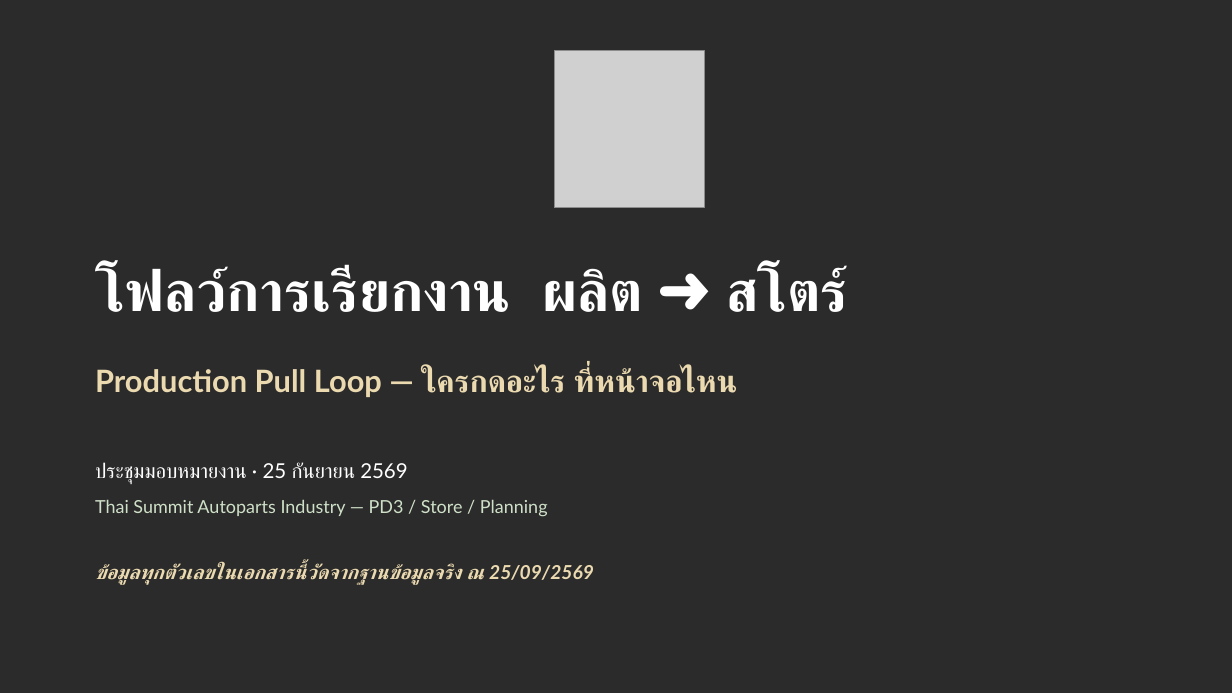
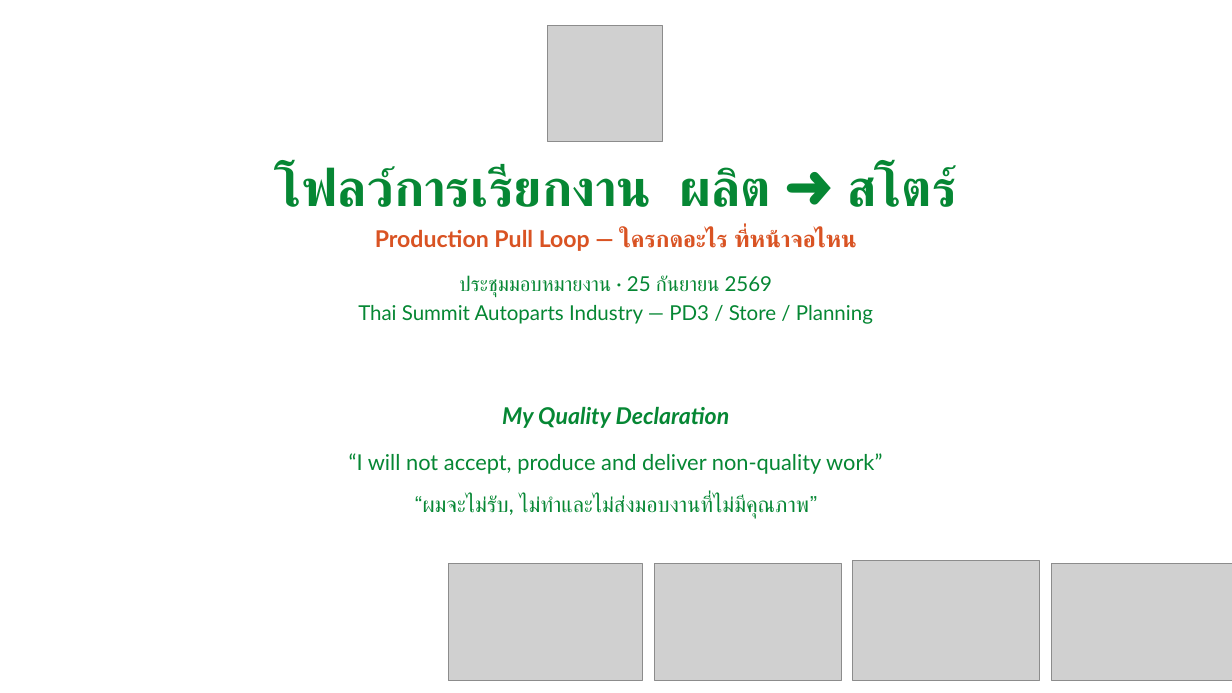
Before and after one commit to tsat4pd3-sketch/4Mmanagement, a slide deck: slide 1 of docs/meetings/TSAT_Production_Pull_Loop_Flow_2026-09-25.pptx. Drawn at 1232x693 pixels with LibreOffice and Linux fonts; fonts in the diff are those of the drawing; grey boxes stand for pictures; background and template pictures are left out; a plain dark background stands for a picture behind light text. Boxes give left, top, right and bottom in pixels: in the first picture for what was removed or moved away, otherwise in the second. Text is boxed around its words. In the diff, an @@ line names an element or a change of style, - is before the commit and + after.

```diff
--- a/docs/meetings/TSAT_Production_Pull_Loop_Flow_2026-09-25.pptx
+++ b/docs/meetings/TSAT_Production_Pull_Loop_Flow_2026-09-25.pptx
@@ background picture (left out) to #FFFFFF @@
@@ picture added at (547,26,663,141) @@
@@ picture removed at (555,51,704,208) @@
@@ text "โฟลว์การเรียกงาน ผลิต ➜ สโตร์": place and size @@
-text "โฟลว์การเรียกงาน ผลิต ➜ สโตร์" at (95,267,848,312)
+text "โฟลว์การเรียกงาน ผลิต ➜ สโตร์" at (275,166,956,207)
@@ text "โฟลว์การเรียกงาน ผลิต ➜ สโตร์" at (275,166,956,207): size 44 to 40 pt, text colour #FFFFFF to #068734; alignment left to centre; vertical alignment top to middle @@
@@ text "Production Pull Loop — ใครกดอะไร ...": place and size @@
-text "Production Pull Loop — ใครกดอะไร ..." at (95,367,737,397)
+text "Production Pull Loop — ใครกดอะไร ..." at (375,229,857,251)
@@ text "Production Pull Loop — ใครกดอะไร ..." at (375,229,857,251): size 24 to 18 pt, text colour #EBD9B0 to #D95323; alignment left to centre; vertical alignment top to middle @@
@@ text added at (358,275,873,324), 16 pt, text #068734 @@
+ประชุมมอบหมายงาน · 25 กันยายน 2569
+Thai Summit Autoparts Industry — PD3 / Store / Planning
@@ text at (502,406,730,428): text changed; size 16 to 18 pt; text colour #FFFFFF to #068734; bold on; italic on @@
-ประชุมมอบหมายงาน · 25 กันยายน 2569
+My Quality Declaration
@@ text at (349,453,882,474): text changed; size 14 to 17 pt; text colour #CFE0C8 to #068734 @@
-Thai Summit Autoparts Industry — PD3 / Store / Planning
+“I will not accept, produce and deliver non-quality work”
@@ text at (414,495,809,519): text changed; size 15 to 17 pt; text colour #EBD9B0 to #068734; bold off; italic off @@
-ข้อมูลทุกตัวเลขในเอกสารนี้วัดจากฐานข้อมูลจริง ณ 25/09/2569
+“ผมจะไม่รับ, ไม่ทำและไม่ส่งมอบงานที่ไม่มีคุณภาพ”
@@ picture added at (448,564,642,681) @@
@@ picture added at (654,564,842,680) @@
@@ picture added at (853,561,1040,681) @@
@@ picture added at (1052,564,1232,681) @@
```
Also in this commit, not shown: 6 other slides changed, 21 other files.
